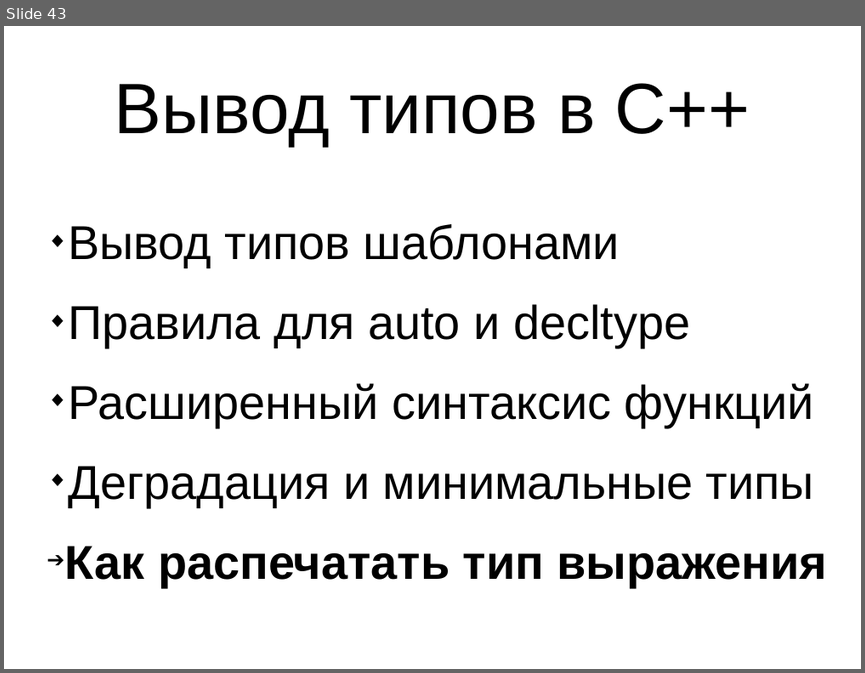
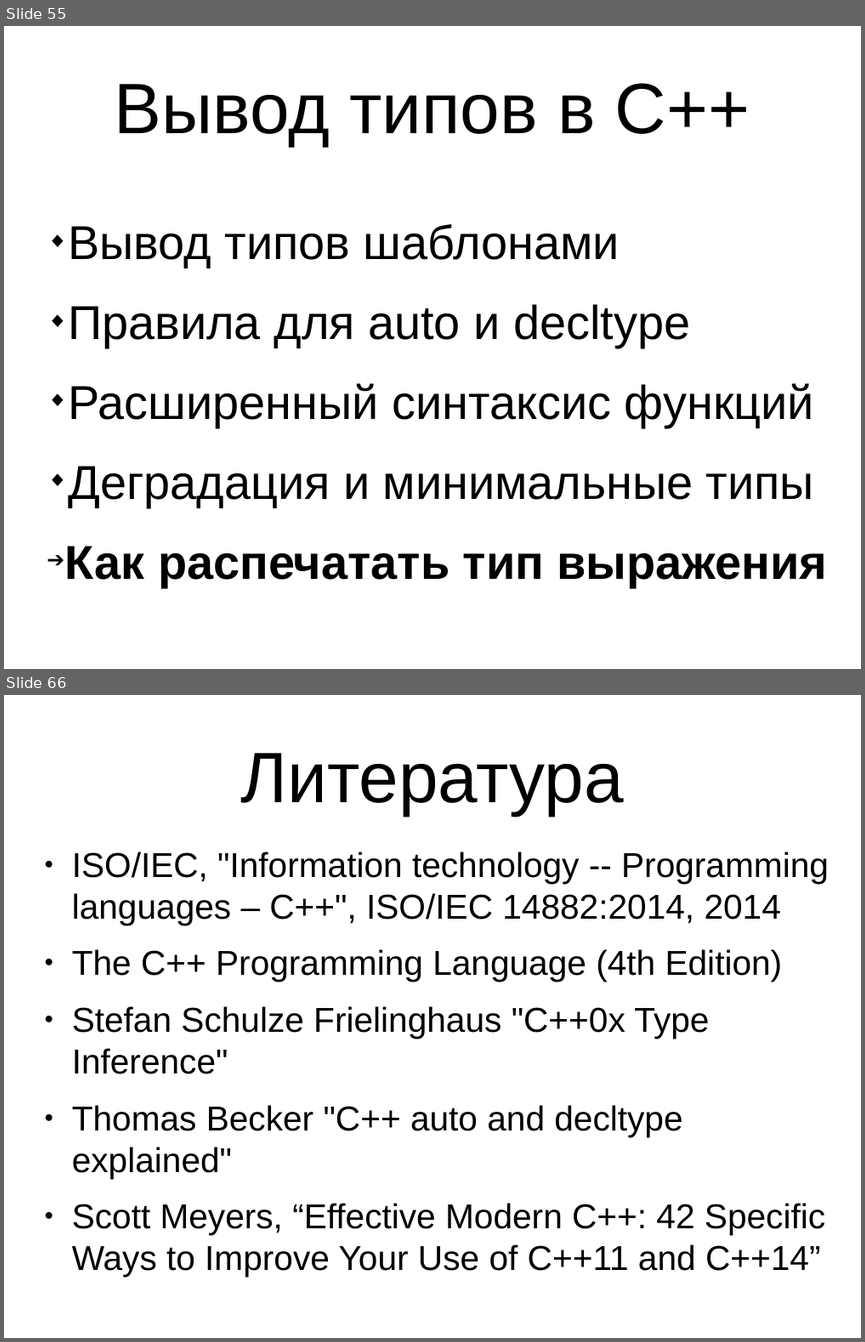
Before and after one commit to MIPT-ILab/cpp-lects-rus, a slide deck: slides/lec1-6-inference.odp. Shown one above the other, each under a label of ours: slide 43 before the commit, slides 55 and 66 after it; the slides between them are not shown. The pictures are 865x673 and 865x1342 pixels, drawn with LibreOffice and Linux fonts; fonts in the diff are those of the drawing. Boxes give left, top, right and bottom in pixels: in the first picture for what was removed or moved away, otherwise in the second. Text is boxed around its words. In the diff, an @@ line names an element or a change of style, - is before the commit and + after.

Commit message:
Finalizing inference lecture slides and more code to talk

```diff
--- a/slides/lec1-6-inference.odp
+++ b/slides/lec1-6-inference.odp
@@ slide 66 added at [4,695,861,1338], background #FFFFFF @@
@@ title added at [241,753,624,816], 66 pt, text #000000 @@
+Литература
@@ text added at [72,851,828,1276], 32 pt, text #000000 @@
+● ISO/IEC, "Information technology -- Programming languages – C++", ISO/IEC 14882:2014, 2014
+● The C++ Programming Language (4th Edition)
+● Stefan Schulze Frielinghaus "C++0x Type Inference"
+● Thomas Becker "C++ auto and decltype explained"
+● Scott Meyers, “Effective Modern C++: 42 Specific Ways to Improve Your Use of C++11 and C++14”
@@ what was slide 43 is now slide 55 @@
```
Also in this commit, not shown: 8 slides changed, 23 other slides added, 1 slide removed, 6 other files.
